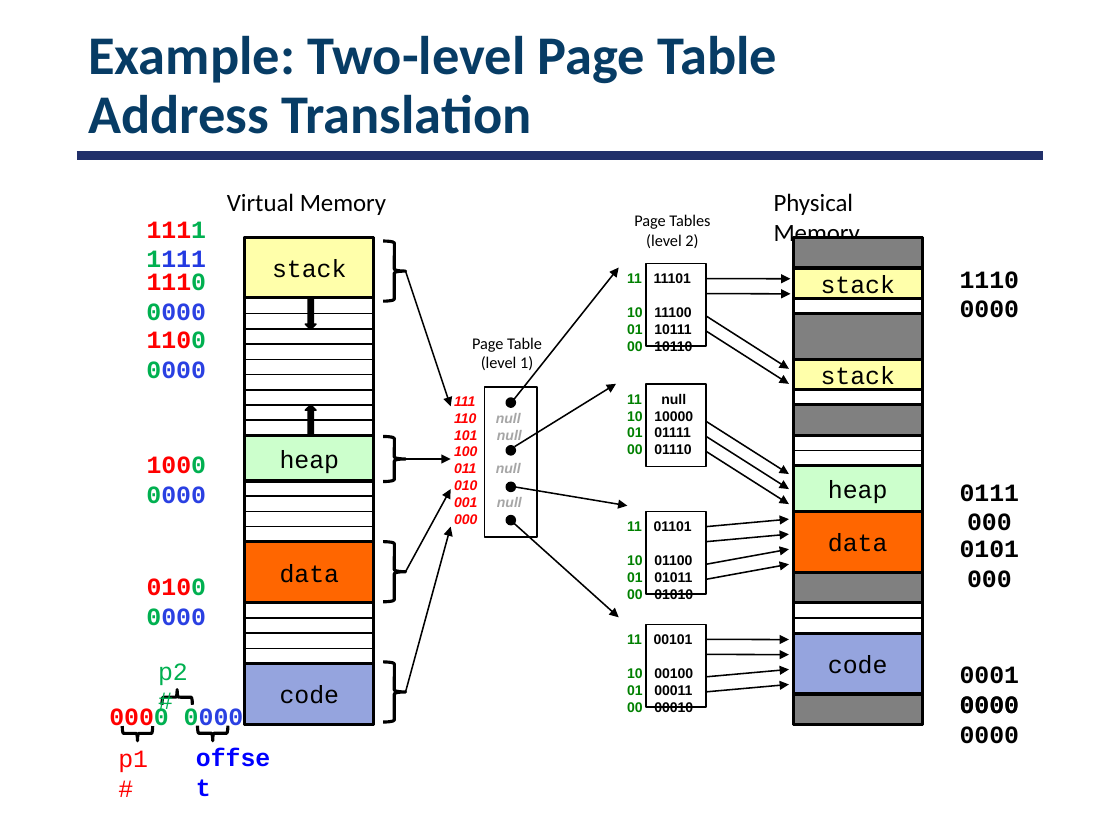
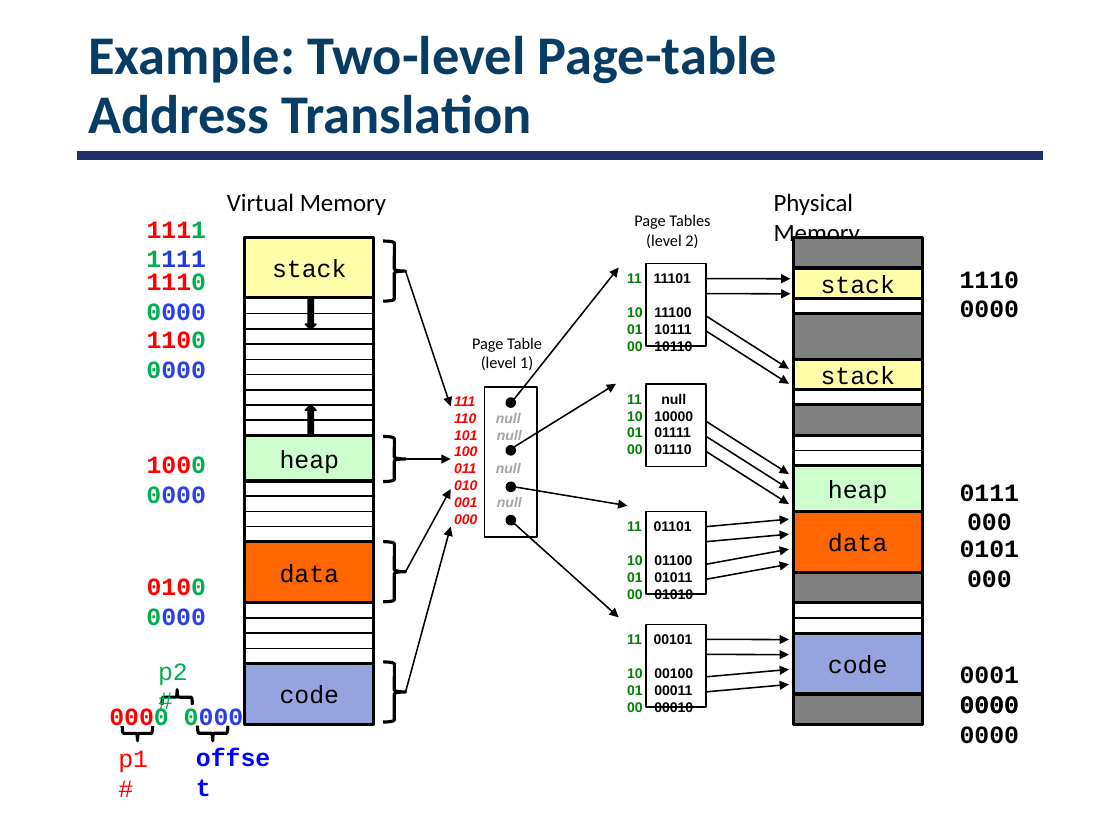
Before and after one commit to smajidzahedi/ECE350, a slide deck: slide 37 of 07-address.pptx. Drawn at 1120x840 pixels with LibreOffice and Linux fonts; fonts in the diff are those of the drawing. Boxes give left, top, right and bottom in pixels: in the first picture for what was removed or moved away, otherwise in the second. Text is boxed around its words. In the diff, an @@ line names an element or a change of style, - is before the commit and + after.

```diff
--- a/07-address.pptx
+++ b/07-address.pptx
@@ title at [88, 35, 777, 134]: text changed @@
-Example: Two-level Page Table
-Address Translation
+Example: Two-level Page-table
+Address Translation
```
Also in this commit, not shown: 9 other slides changed, 1 other file.
